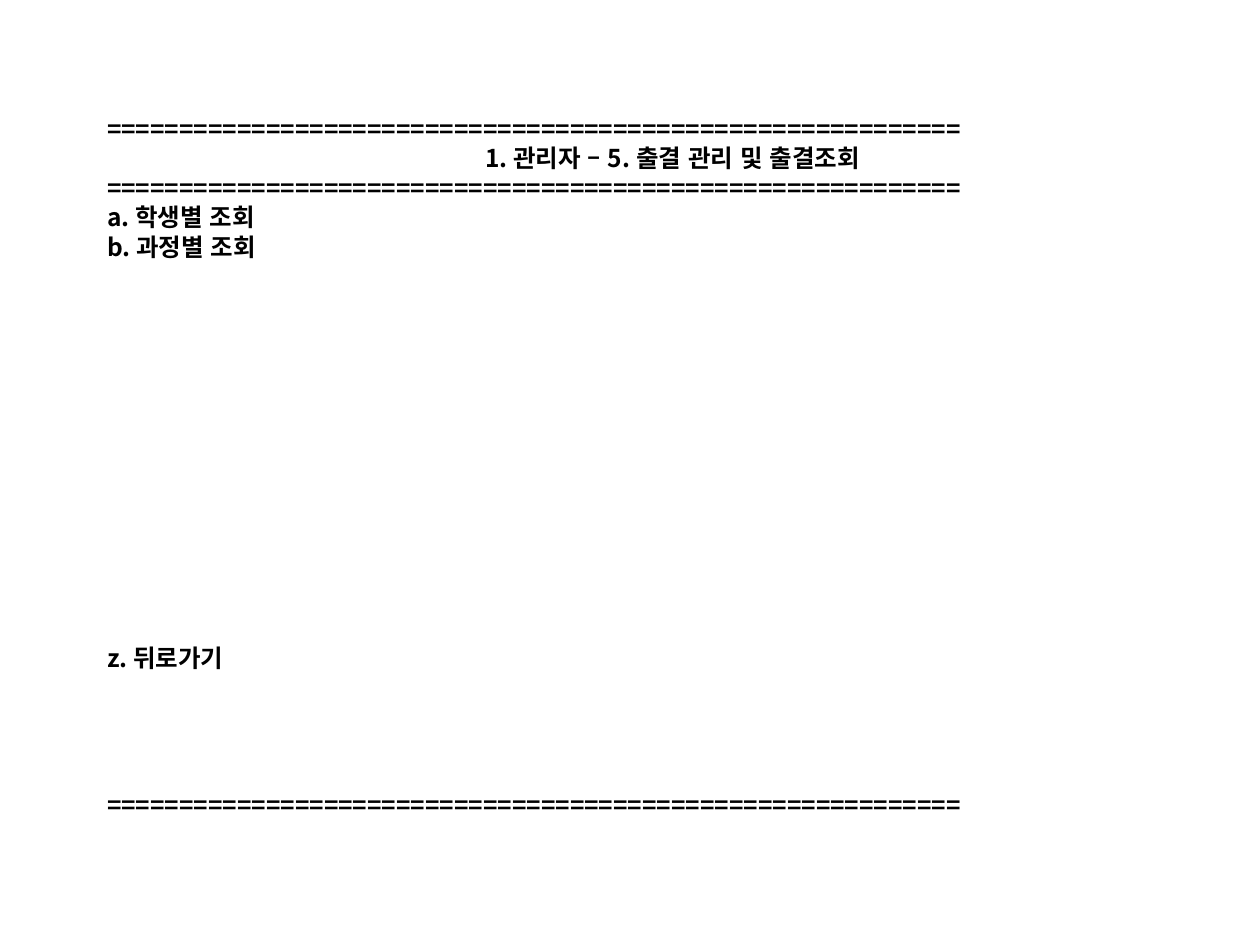
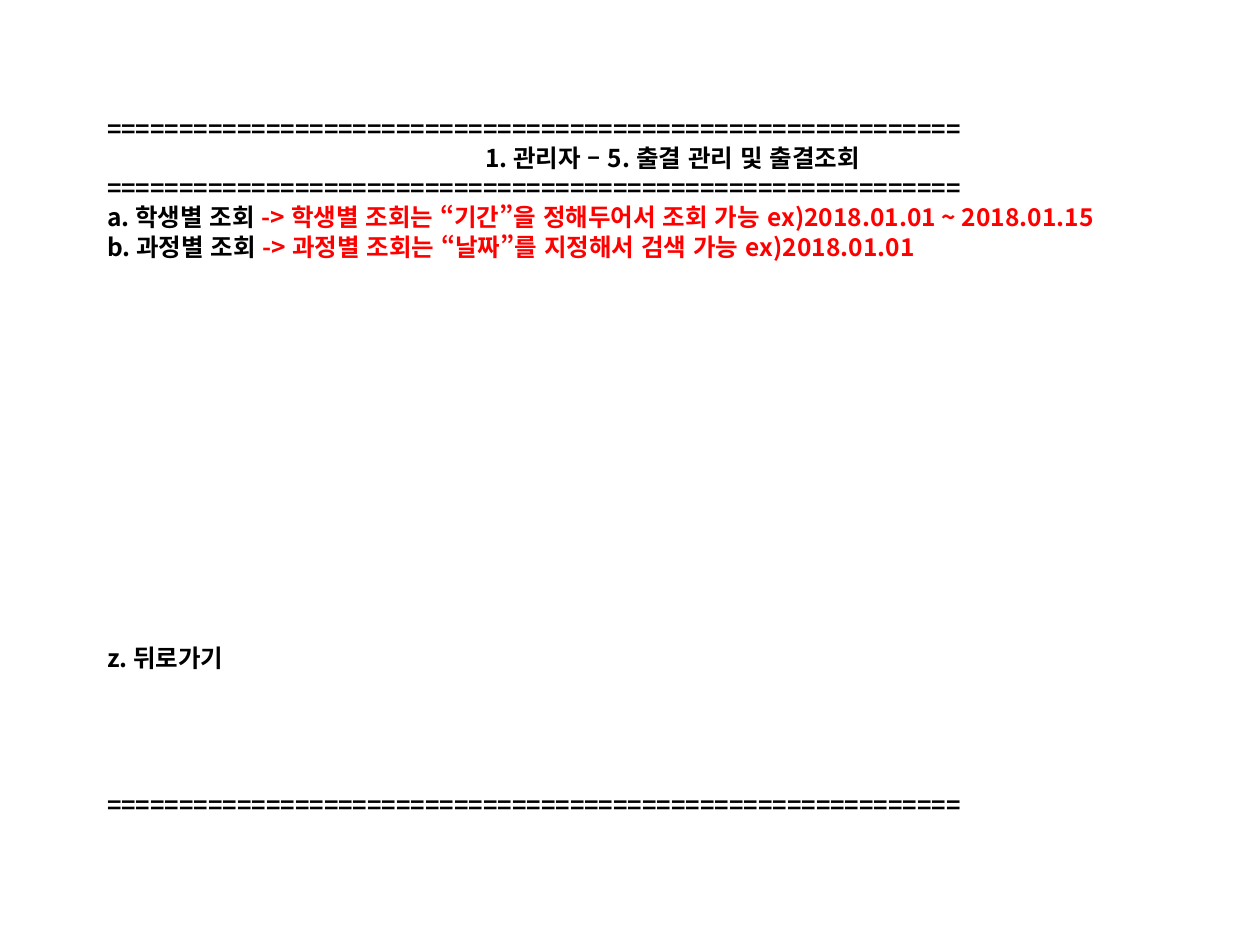
Before and after one commit to Yian-Kim/SEDU-Center, a slide deck: slide 43 of 03. 화면설계/01. 관리자/[디비2조]화면설계_관리자.pptx. Drawn at 1260x945 pixels with LibreOffice and Linux fonts; fonts in the diff are those of the drawing. Boxes give left, top, right and bottom in pixels: in the first picture for what was removed or moved away, otherwise in the second. Text is boxed around its words. In the diff, an @@ line names an element or a change of style, - is before the commit and + after.

```diff
--- a/03. 화면설계/01. 관리자/[디비2조]화면설계_관리자.pptx
+++ b/03. 화면설계/01. 관리자/[디비2조]화면설계_관리자.pptx
@@ text at [107, 204, 1094, 261]: text changed; text colour #000000 to #FF0000 @@
-===========================================================
-a. 학생별 조회
-b. 과정별 조회
+===========================================================
+a. 학생별 조회 -> 학생별 조회는 “기간”을 정해두어서 조회 가능 ex)2018.01.01 ~ 2018.01.15
+b. 과정별 조회 -> 과정별 조회는 “날짜”를 지정해서 검색 가능 ex)2018.01.01
```
Also in this commit, not shown: 3 other slides changed.
